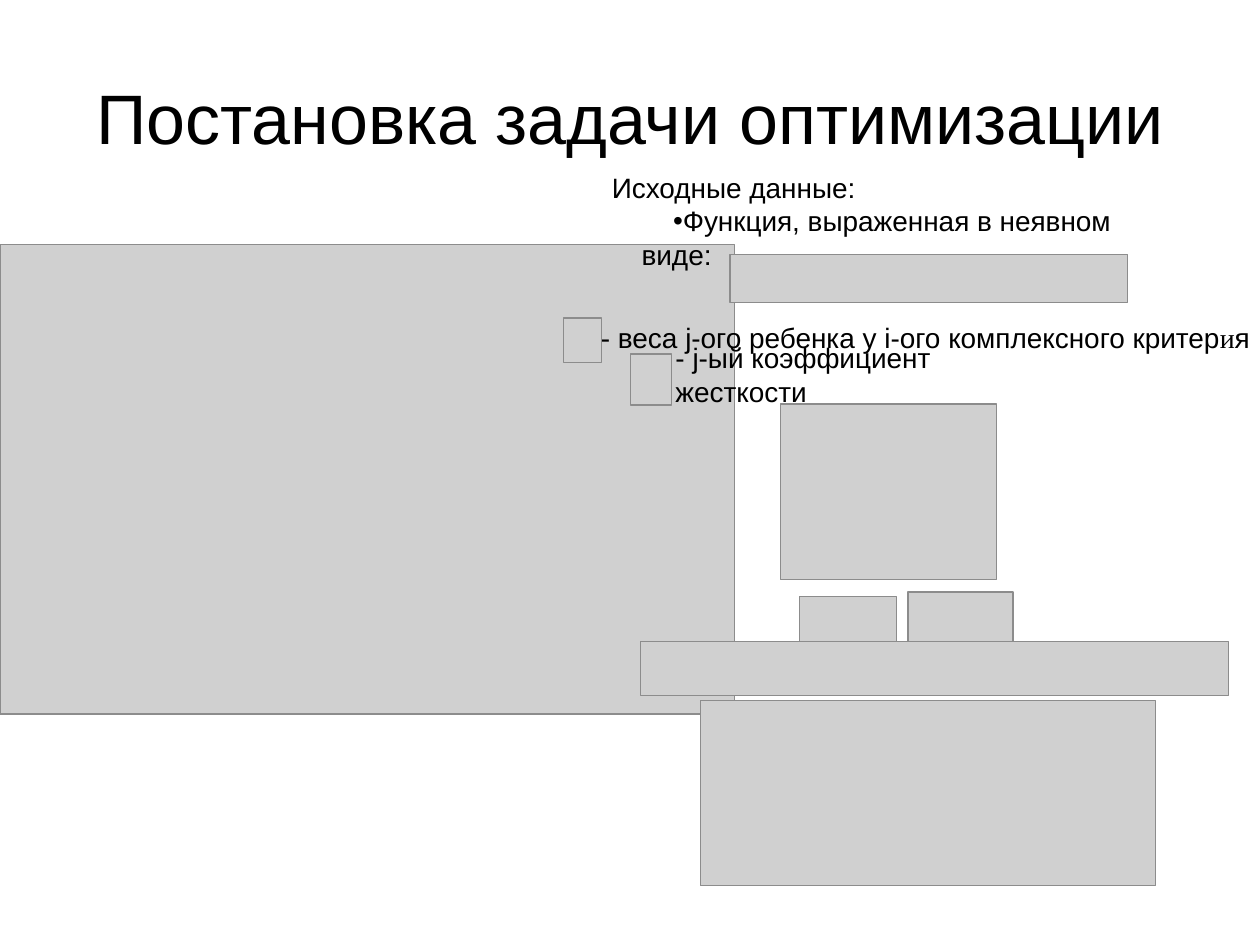
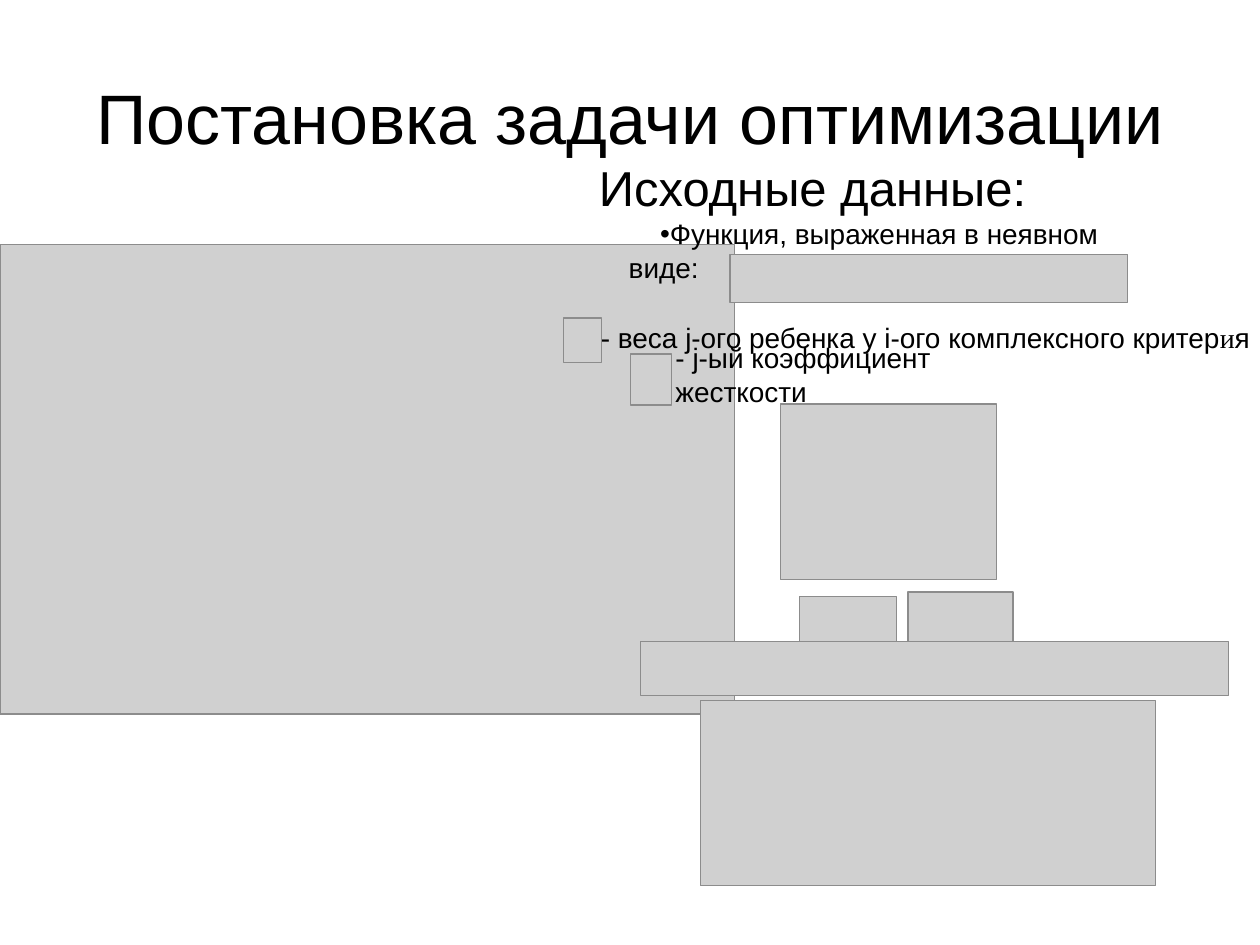
Before and after one commit to ImBa2la/java-artificial-robot, a slide deck: slide 3 of cobro/documentation/Диплом/Слайды.ppt. Drawn at 1260x945 pixels with LibreOffice and Linux fonts; fonts in the diff are those of the drawing; grey boxes stand for pictures. Boxes give left, top, right and bottom in pixels: in the first picture for what was removed or moved away, otherwise in the second. Text is boxed around its words. In the diff, an @@ line names an element or a change of style, - is before the commit and + after.

```diff
--- a/cobro/documentation/Диплом/Слайды.ppt
+++ b/cobro/documentation/Диплом/Слайды.ppt
@@ text "Исходные данные:": place and size @@
-text "Исходные данные:" at <box>612,178,1111,270</box>
+text "Исходные данные:" at <box>599,172,1098,283</box>
@@ text at <box>599,172,1026,216</box>: size 16 to 28 pt in "Исходные данные:" @@
```
Also in this commit, not shown: 5 slides added, 3 other files.
